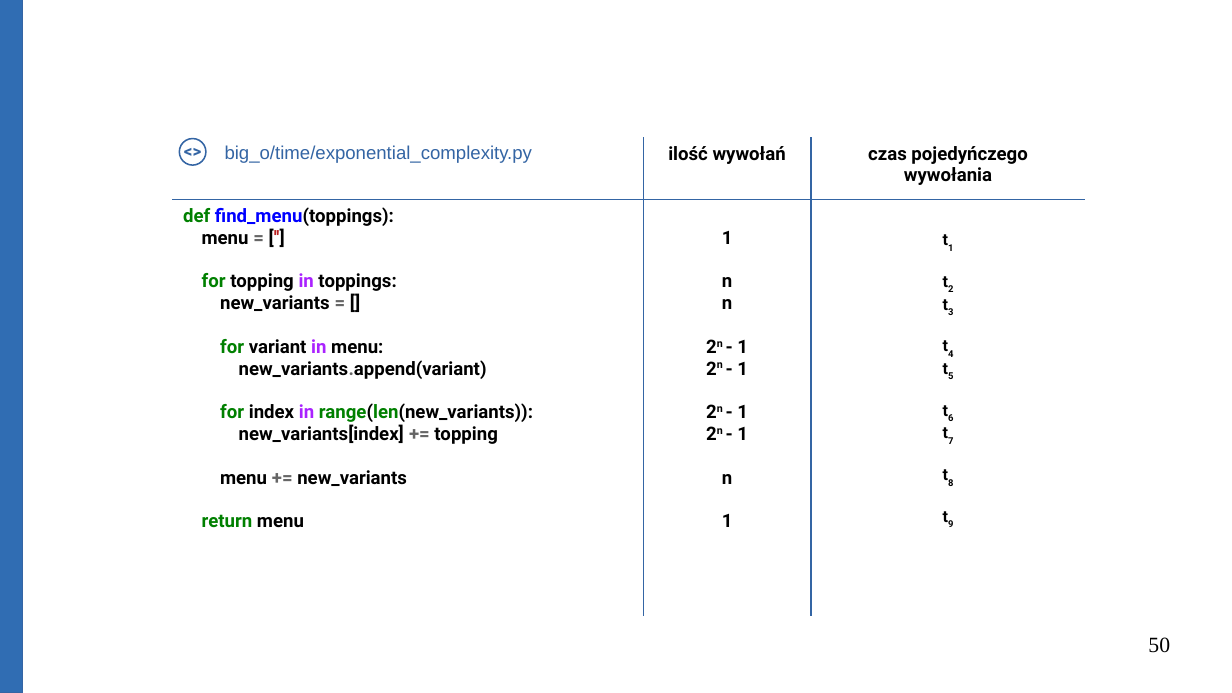
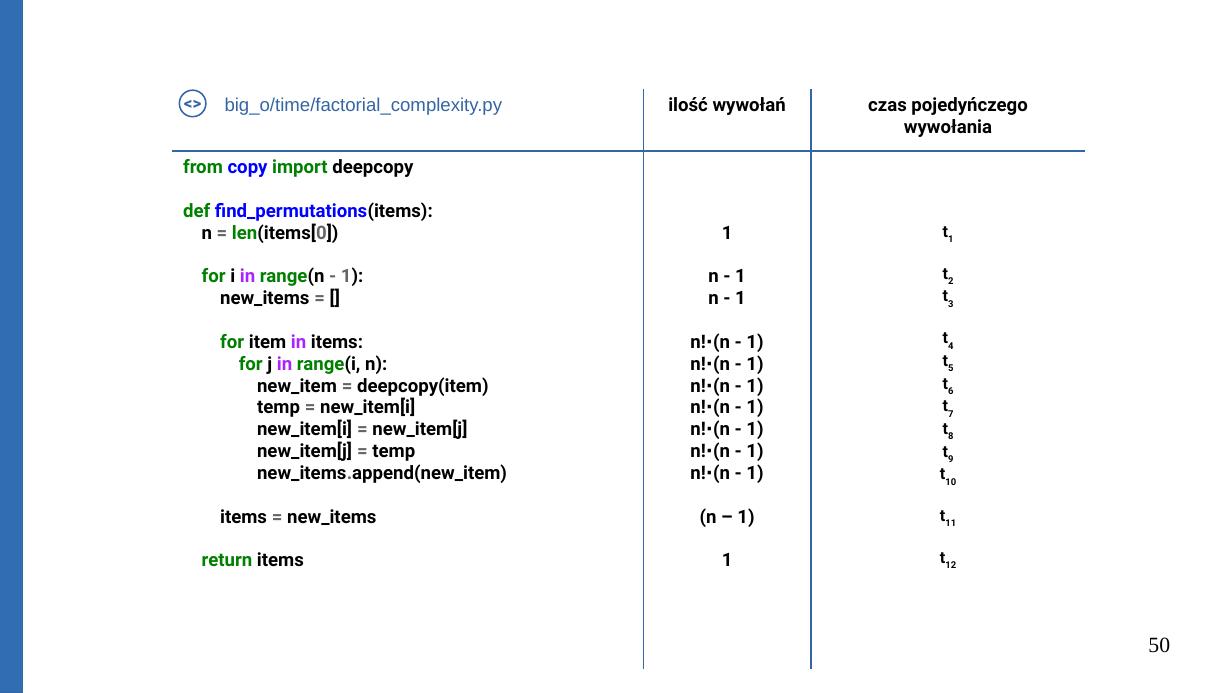
Before and after one commit to Michael-Wisniewski/algorithmic-workshop, a slide deck: slide 50 of gotowa.odp. Drawn at 1232x693 pixels with LibreOffice and Linux fonts; fonts in the diff are those of the drawing. Boxes give left, top, right and bottom in pixels: in the first picture for what was removed or moved away, otherwise in the second. Text is boxed around its words. In the diff, an @@ line names an element or a change of style, - is before the commit and + after.

Commit message:
Update presentation.

```diff
--- a/gotowa.odp
+++ b/gotowa.odp
@@ table at box(172, 88, 1087, 600) @@
-row 1, column 1: big_o/time/exponential_complexity.py
+row 1, column 1: big_o/time/factorial_complexity.py
-row 2: def find_menu(toppings): / menu = [''] / for topping in toppings: / new_variants = [] / for variant in menu: / new_variants.append(variant) / for index in range(len(new_variants)): / new_variants[index] += topping / menu += new_variants / return menu | 1 / n / n / 2n - 1 / 2n - 1 / 2n - 1 / 2n - 1 / n / 1 | t1 / t2 / t3 / t4 / t5 / t6 / t7 / t8 / t9
+row 2: from copy import deepcopy / def find_permutations(items): / n = len(items[0]) / for i in range(n - 1): / new_items = [] / for item in items: / for j in range(i, n): / new_item = deepcopy(item) / temp = new_item[i] / new_item[i] = new_item[j] / new_item[j] = temp / new_items.append(new_item) / items = new_items / return items | 1 / n - 1 / n - 1 / n!⋅(n - 1) / n!⋅(n - 1) / n!⋅(n - 1) / n!⋅(n - 1) / n!⋅(n - 1) / n!⋅(n - 1) / n!⋅(n - 1) / (n – 1) / 1 | t1 / t2 / t3 / t4 / t5 / t6 / t7 / t8 / t9 / t10 / t11 / t12
@@ table: place and size @@
-table at box(172, 138, 1087, 557)
+table at box(172, 88, 1087, 600)
@@ text "<>": place and size @@
-text "<>" at box(173, 135, 215, 170)
+text "<>" at box(173, 87, 215, 122)
@@ ellipse: place and size @@
-ellipse at box(180, 139, 207, 165)
+ellipse at box(180, 91, 207, 117)
```
Also in this commit, not shown: 3 other slides changed, 5 slides added, 6 other files.
